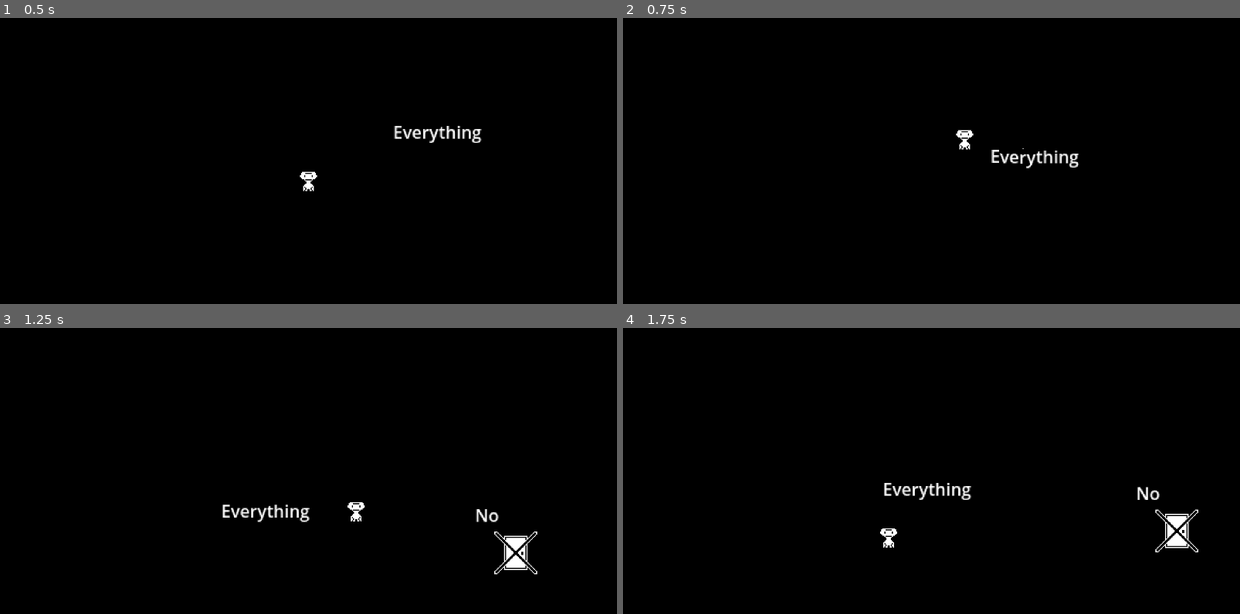
Above: before the commit, frames 1-4 (two rows, left to right).
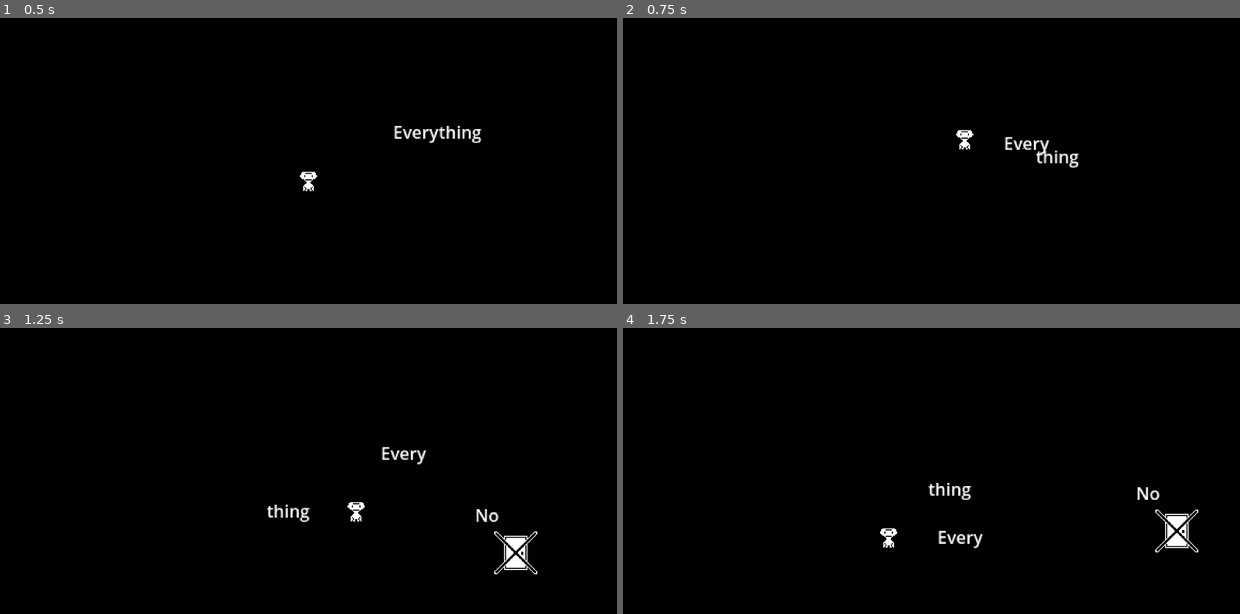
Above: after the commit, the same moments.

Repository: SoulsTogetherX/GameJam-1-bit-jam-n2-
Game: Godot game, scene res://rooms/puzzel_rooms/1/room_1.tscn
Two runs of this game, one before a commit and one after it. Both use one fixed random seed, a clock stepped at 60 frames per second and the inputs below.
Inputs (mouse positions are in pixels of both pictures, inside the frame that each line leads up to):
- Up to frame 1 (0.5 s): no input
- Up to frame 2 (0.75 s): tap Enter at 0.5 s; move the mouse to (1036, 132) at 0.52 s; hold D (right) from 0.53 s (still down); hold W (interact) from 0.53 s (still down); click (1036, 132) at 0.67 s
- Up to frame 3 (1.25 s): keep holding D (right); keep holding W (interact)
- Up to frame 4 (1.75 s): move the mouse to (906, 511) at 1.27 s; release D (right) at 1.28 s; release W (interact) at 1.28 s; hold A (left) from 1.28 s (still down); tap W (interact) at 1.35 s; click (906, 511) at 1.42 s

Frame 1 is identical in both runs. In frame 2, 0.4% of the frame differs, in the area x 59-70%, y 41-53%; in frame 3, 0.4%; in frame 4, 0.4%.

Commit message:
save, just in case need a backup

Diff:
--- a/global/global_stuff.gd
+++ b/global/global_stuff.gd
@@ -8,7 +8,25 @@
 	var pos : Vector2;
 	if node is Node2D:
 		pos = node.global_position;
-	node.get_parent().remove_child(node);
+	if node.get_parent():
+		node.get_parent().remove_child(node);
 	parent.add_child(node);
 	if node is Node2D:
 		node.global_position = pos;
+
+static func swap_parent_simple(node : Node, parent : Node) -> void:
+	if node.get_parent():
+		node.get_parent().remove_child(node);
+	parent.add_child(node);
+
+
+static func waggle(obj : Node2D, length : float = 1.5, max : float = 5):
+	var tw = obj.create_tween();
+	var div = length / 3;
+	tw.tween_property(obj, "rotation_degrees",  max, div);
+	tw.tween_property(obj, "rotation_degrees", -max, div);
+	tw.tween_property(obj, "rotation_degrees",  0,   div);
+	tw.play();
+
+	await tw.finished;
+	tw.kill();
--- a/project.godot
+++ b/project.godot
@@ -52,6 +52,8 @@
 
 2d_physics/layer_1="Ground"
 2d_physics/layer_2="Detected"
+2d_physics/layer_3="Placement"
+2d_physics/layer_4="Clickable"
 
 [rendering]
 
--- a/src/breakable_word/objects/segment.tscn
+++ b/src/breakable_word/objects/segment.tscn
@@ -2,8 +2,8 @@
 
 [ext_resource type="Script" path="res://src/breakable_word/scripts/segment.gd" id="1_0at7n"]
 
-[node name="segment" type="RigidBody2D"]
-collision_layer = 0
+[node name="segment" type="RigidBody2D" groups=["segment"]]
+collision_layer = 4
 freeze = true
 script = ExtResource("1_0at7n")
 text = "Everything"
@@ -17,5 +17,7 @@
 
 [node name="Area2D" type="Area2D" parent="."]
 process_mode = 3
-collision_layer = 2
-collision_mask = 0
+collision_layer = 8
+collision_mask = 4
+
+[connection signal="input_event" from="Area2D" to="." method="_on_area_2d_input_event"]
--- a/src/breakable_word/scripts/segment.gd
+++ b/src/breakable_word/scripts/segment.gd
@@ -1,10 +1,15 @@
 @tool
 class_name Segment extends RigidBody2D
+
+const MAX_SPEED  : int = 20;
 
 static var globalStuff = load("res://global/global_stuff.gd");
 static var _font             : Font   = globalStuff.segment_font;
 static var _font_size        : float  = globalStuff.segment_font_size;
 var _collide                 : CollisionShape2D;
+var attached_offset          : Vector2;
+var attached                 : bool = false;
+var can_move                 : bool = true;
 @onready var _label          : Label     = $Label;
 
 var _text                    : String    = "";
@@ -34,6 +39,13 @@
 	set_text(_text);
 	isReady = true;
 
+func _process(delta: float) -> void:
+	if attached:
+		var move_vec = attached_offset + get_global_mouse_position() - global_position;
+		if move_vec.length() > MAX_SPEED:
+			move_vec = move_vec.normalized() * MAX_SPEED;
+		move_and_collide(move_vec);
+
 static var instance = preload("res://src/breakable_word/objects/segment.tscn");
 static func create(text : String, font : Font = ThemeDB.fallback_font, font_size : int = 16) -> Segment:
 	var seg        = instance.instantiate();
@@ -52,6 +64,31 @@
 
 	return self;
 
+func _on_area_2d_input_event(viewport: Node, event: InputEvent, shape_idx: int) -> void:
+	if event is InputEventMouseButton && event.button_index == MOUSE_BUTTON_LEFT && event.is_pressed():
+		if attached:
+			attached = false;
+			for area in $Area2D.get_overlapping_areas():
+				var placer = area.get_parent();
+				if placer is WordPlacer && !placer.has_segment(self):
+					placer.add_segment(self, placer.find_area(area));
+					return;
+			drop();
+			return;
+		if can_move:
+			var segments = get_tree().get_nodes_in_group("segment");
+			for s in segments:
+				if s.attached == true:
+					return;
+
+			attached = true;
+			var max_offset = get_rect().size * 0.5 - Vector2(1, 1);
+			attached_offset = (global_position - get_global_mouse_position()).clamp(-max_offset, max_offset);
+
+			if get_parent() is WordPlacer:
+				get_parent().drop_this(self);
+			hold()
+
 func get_rect() -> Rect2:
 	return _collide.shape.get_rect();
 
--- a/src/breakable_word/scripts/word_placer.gd
+++ b/src/breakable_word/scripts/word_placer.gd
@@ -1,7 +1,9 @@
 @tool
 class_name WordPlacer extends Node2D
 
+static var globalStuff = load("res://global/global_stuff.gd");
 var _area            : Rect2            = Rect2(global_position, Vector2.ZERO);
+var _markers         : Array[Area2D]    = [];
 var _detect          : CollisionShape2D;
 var _segments        : Array[Segment];
 
@@ -18,19 +20,75 @@
 func get_height() -> float:
 	return _area.size.y;
 
-func drop(segment: int) -> void:
-	_segments[segment].drop();
+func drop(idx: int) -> void:
+	if _markers.size() > 1:
+		_markers[idx].queue_free()
+		_markers.pop_at(idx);
+	else:
+		_markers[idx].position.x = _segment_width() * 2;
+	_segments.pop_at(idx);
+	_segments[idx].drop();
+
+	update_segments();
 
 func drops(segments: Array[int]) -> void:
 	for idx in segments:
+		if _markers.size() > 1:
+			_markers[idx].queue_free()
+			_markers.pop_at(idx);
+		else:
+			_markers[idx].position.x = _segment_width() * 0.5;
+		_segments.pop_at(idx);
 		_segments[idx].drop();
 
-func add_segment(seg : Segment):
-	add_child(seg);
-	_segments.append(seg);
 	update_segments();
 
-func update_segments():
+func drop_this(segment : Segment) -> void:
+	for s in _segments:
+		if segment == s:
+			var idx = _segments.find(segment)
+			if _markers.size() > 1:
+				_markers[idx].queue_free()
+				_markers.pop_at(idx);
+			else:
+				_markers[idx].position.x = _segment_width() * 0.5;
+			_segments.pop_at(idx);
+			segment.drop();
+
+	update_segments();
+
+func add_marker(height : int, idx : int) -> void:
+	var marker = Area2D.new();
+	var colide = CollisionShape2D.new();
+	var shape  = RectangleShape2D.new();
+	marker.collision_layer = 4;
+	marker.collision_mask = 0;
+	marker.position = Vector2(0, 0)
+	colide.set_shape(shape);
+	shape.extents = Vector2(1, height * 0.5);
+
+	marker.add_child(colide);
+	add_child(marker);
+	_markers.append(marker);
+
+func add_segment(seg : Segment, idx : int = -1) -> void:
+	if idx == -1:
+		idx = _segments.size() - 1;
+		_segments.append(seg);
+	else:
+		_segments.insert(idx, seg);
+	globalStuff.swap_parent(seg, self);
+	if _segments.size() > _markers.size():
+		add_marker(seg.get_height(), idx);
+	update_segments();
+
+func has_segment(seg : Segment) -> bool:
+	return _segments.has(seg);
+
+func find_area(area : Area2D) -> int:
+	return _markers.find(area);
+
+func update_segments() -> void:
 	if _segments.is_empty():
 		_area = Rect2();
 		return;
@@ -40,10 +98,13 @@
 	_area.position = Vector2.ZERO;
 
 	var offset = Vector2(-width * 0.5, 0);
-	for seg in _segments:
+	for idx in _segments.size():
+		var seg = _segments[idx];
 		seg.position = offset;
-		seg.position.x += seg.get_width() * 0.5;
-		offset.x += seg.get_width();
+		var w = seg.get_width();
+		seg.position.x += w * 0.5;
+		_markers[idx].position.x = w * 0.5;
+		offset.x += w;
 
 	_detect.shape.extents   = _area.size;
 	_detect.position = _area.position;
@@ -76,14 +137,4 @@
 	add_sibling(particle);
 	particle.position = get_local_mouse_position() + position;
 
-	waggle();
-
-func waggle():
-	var tw = create_tween();
-	tw.tween_property(self, "rotation_degrees",  5, 0.05);
-	tw.tween_property(self, "rotation_degrees", -5, 0.05);
-	tw.tween_property(self, "rotation_degrees",  0, 0.05);
-	tw.play();
-
-	await tw.finished;
-	tw.kill();
+	globalStuff.waggle(self, 0.4);
--- a/src/player/player.gd
+++ b/src/player/player.gd
@@ -21,8 +21,9 @@
 		var detecteds = detector.get_overlapping_areas();
 		for detected in detecteds:
 			var subject = detected.owner;
-			if subject is Segment && is_on_floor() && !subject.freeze:
-				_selecting.append(subject);
+			if subject is Segment:
+				if is_on_floor() && !subject.freeze:
+					_selecting.append(subject);
 			else:
 				subject.action();
 		if !_selecting.is_empty():
--- a/src/player/player.tscn
+++ b/src/player/player.tscn
@@ -6,7 +6,6 @@
 [ext_resource type="Script" path="res://src/state_machine/state_machine.gd" id="4_p13es"]
 [ext_resource type="Script" path="res://src/state_machine/states/falling.gd" id="5_hmlsj"]
 [ext_resource type="Script" path="res://src/state_machine/states/idle.gd" id="6_mank6"]
-[ext_resource type="Script" path="res://src/state_machine/states/selecting.gd" id="7_qop4l"]
 [ext_resource type="Script" path="res://src/state_machine/states/slow_down.gd" id="8_t3dbk"]
 [ext_resource type="Script" path="res://src/state_machine/states/walk.gd" id="9_l0qdd"]
 
@@ -60,10 +59,6 @@
 walk = NodePath("../walk")
 falling = NodePath("../falling")
 
-[node name="selecting" type="Node" parent="StateObj/StateMachine" node_paths=PackedStringArray("idle")]
-script = ExtResource("7_qop4l")
-idle = NodePath("../idle")
-
 [node name="slow_down" type="Node" parent="StateObj/StateMachine" node_paths=PackedStringArray("idle", "falling")]
 script = ExtResource("8_t3dbk")
 idle = NodePath("../idle")
--- a/src/state_machine/empty_state.gd
+++ b/src/state_machine/empty_state.gd
@@ -6,6 +6,9 @@
 
 func state_name():
 	return "empty";
+
+func state_ready() -> void:
+	pass;
 
 func enter() -> void:
 	pass;
--- a/src/state_machine/state_machine.gd
+++ b/src/state_machine/state_machine.gd
@@ -13,6 +13,8 @@
 		child.stateObj = stateObj;
 		child.machineIdx = machineIdx;
 		states.append(child);
+
+		child.state_ready();
 
 	# Initialize to the default state
 	await actor.ready;
--- a/src/state_machine/states/selecting.gd
+++ b/src/state_machine/states/selecting.gd
@@ -2,33 +2,50 @@
 
 @export var idle : State;
 
-const HOLD_OFFSET : Vector2 = Vector2(0, -30);
+const HOLD_OFFSET : Vector2 = Vector2(0, -20);
+const WORD_SPACING : int = 5;
 
 var select_idx  : int;
 var max_selects : int;
+var _arrow      : Sprite2D;
+var _onHold     : bool = false;
+
+func state_ready():
+	_arrow = Sprite2D.new();
+	await actor.ready;
+	actor.add_child(_arrow);
+
+	_arrow.texture = load("res://assets/sprites/player/arrow.png");
+	_arrow.scale = Vector2(0.5, 0.5);
+	_arrow.modulate.a = 0.;
 
 func state_name():
 	return "selecting";
 
 func enter() -> void:
+	_arrow.position = Vector2(0, -10);
 	for held in actor._selecting:
 		held.hold();
 		GlobalStuff.swap_parent(held, owner);
 	max_selects = actor._selecting.size() - 1;
 	select_idx  = max_selects;
-	await organize_start();
+	organize_start();
 
 func exit() -> void:
 	for held in actor._selecting:
 		held.drop();
+	await organize_end();
 	actor._selecting.clear();
 
 func process_input(event: InputEvent) -> State:
+	if _onHold:
+		return null;
+
 	if event.is_action_pressed("jump"):
 		return idle;
 	var dir : int = int(event.is_action_pressed("right")) - int(event.is_action_pressed("left"));
-	_change_index(dir);
-	await organize_selections(dir);
+	select_idx = _loop_index(select_idx, dir);
+	organize_selections(dir);
 
 	return null;
 
@@ -40,29 +57,120 @@
 	return null;
 
 func organize_start():
-	var tw : Tween = create_tween();
+	_onHold = true;
+	var tw : Tween = create_tween().set_parallel();
 	match max_selects:
 		0:
-			tw.tween_property(actor._selecting[0], "position", HOLD_OFFSET, 0.2);
+			var obj : Segment = actor._selecting[0];
+			tw.tween_property(obj, "position", HOLD_OFFSET,       0.2);
 		1:
-			pass;
+			var obj1 : Segment = actor._selecting[0];
+			var obj2 : Segment = actor._selecting[1];
+			GlobalStuff.swap_parent_simple(_arrow, obj2);
+
+			var width2Mid = obj2.get_width() * 0.5;
+			var total_width = (WORD_SPACING + (obj1.get_width() + obj2.get_width()) * 0.5) * 0.5;
+
+			var offset_1 = HOLD_OFFSET;
+			offset_1.x = -total_width - width2Mid;
+			tw.tween_property(obj1, "position", offset_1,          0.2);
+			tw.tween_property(obj1, "scale",    Vector2(0.8, 0.8), 0.2);
+
+			var offset_2 = HOLD_OFFSET;
+			offset_2.x = total_width - width2Mid;
+			tw.tween_property(obj2, "position", offset_2,          0.2);
+
+			_arrow.modulate.a = 1.;
 		_:
 			pass;
+
 	await tw.finished;
+	tw.kill();
+	_onHold = false;
 
-func _change_index(dir : int):
-	select_idx += dir;
-	if select_idx < 0:
-		select_idx = max_selects;
-	elif select_idx > max_selects:
-		select_idx = 0;
+func organize_end():
+	GlobalStuff.swap_parent(_arrow, self);
+
+	var tw : Tween = create_tween().set_parallel();
+	for selected in actor._selecting:
+		tw.tween_property(selected, "scale", Vector2(1., 1.), 0.1);
+	tw.tween_property(_arrow, "modulate:a", 0., 0.1);
+
+	await tw.finished;
+	tw.kill();
+
+func _loop_index(idx : int, dir : int) -> int:
+	return (((idx + dir) % max_selects) + max_selects) % max_selects;
 
 func organize_selections(dir : int):
-	match max_selects:
-		0:
+	var old   = _loop_index(select_idx, -dir);
+	var next  = _loop_index(select_idx, dir);
+	var hide  = _loop_index(old, -dir);
 
-			pass;
-		1:
-			pass;
-		_:
-			pass;
+	prints(old, next, hide)
+
+	var tw : Tween = create_tween().set_parallel();
+	if max_selects != 0:
+		GlobalStuff.swap_parent_simple(_arrow, actor._selecting[select_idx]);
+		match dir:
+			-1:
+				_swap_left(tw, old, next, hide);
+			1:
+				_swap_right(tw, old, next, hide);
+	else:
+		GlobalStuff.waggle(actor._selecting[0], 0.2, 5 * dir);
+
+	await tw.finished;
+	tw.kill();
+
+func _width_above(idx : int) -> float:
+	return actor._selecting[_loop_index(idx, 1)].get_width();
+
+func _width_below(idx : int) -> float:
+	return actor._selecting[_loop_index(idx, -1)].get_width();
+
+func _swap_left(tw : Tween, old : int, next: int, hide : int):
+	print("left")
+	var next_      : Segment = actor._selecting[next];
+	var selected_  : Segment = actor._selecting[select_idx];
+	var past_      : Segment = actor._selecting[old];
+	var hide_      : Segment = actor._selecting[hide];
+
+	var width_left  := _width_below(select_idx);
+	var width_min   := selected_.get_width();
+	var width_right := _width_above(select_idx);
+
+	if old > select_idx:
+		pass;
+	else:
+		var selected_w = selected_.get_width() * 0.5;
+		var total_width = (WORD_SPACING + WORD_SPACING + (next_.get_width() + selected_.get_width() + past_.get_width()) * 0.5) * 0.5;
+
+
+
+		var offset_1 = HOLD_OFFSET;
+		offset_1.x = -total_width - selected_w;
+		tw.tween_property(selected_, "position", offset_1,        0.1);
+		tw.tween_property(selected_, "scale"   , Vector2(1., 1.), 0.1);
+
+		var offset_2 = HOLD_OFFSET;
+		offset_2.x = total_width - selected_w;
+		tw.tween_property(next_,     "position", offset_2,          0.1);
+		tw.tween_property(next_,     "scale",    Vector2(0.8, 0.8), 0.1);
+
+
+		#tw.tween_property(hide_)
+		#tw.tween_property(next_)
+
+
+func _swap_right(tw : Tween, old : int, next: int, hide : int):
+	print("right")
+	var old_      : Segment = actor._selecting[old];
+	var selected_ : Segment = actor._selecting[select_idx];
+	var next_     : Segment = actor._selecting[next];
+
+	if old > select_idx:
+
+		pass;
+	else:
+		pass;
Binary file added: assets/sprites/player/arrow.png
Not shown, added: assets/sprites/player/arrow.png.import
Not shown: 1 places in src/player/player.tscn that only renumber resources
